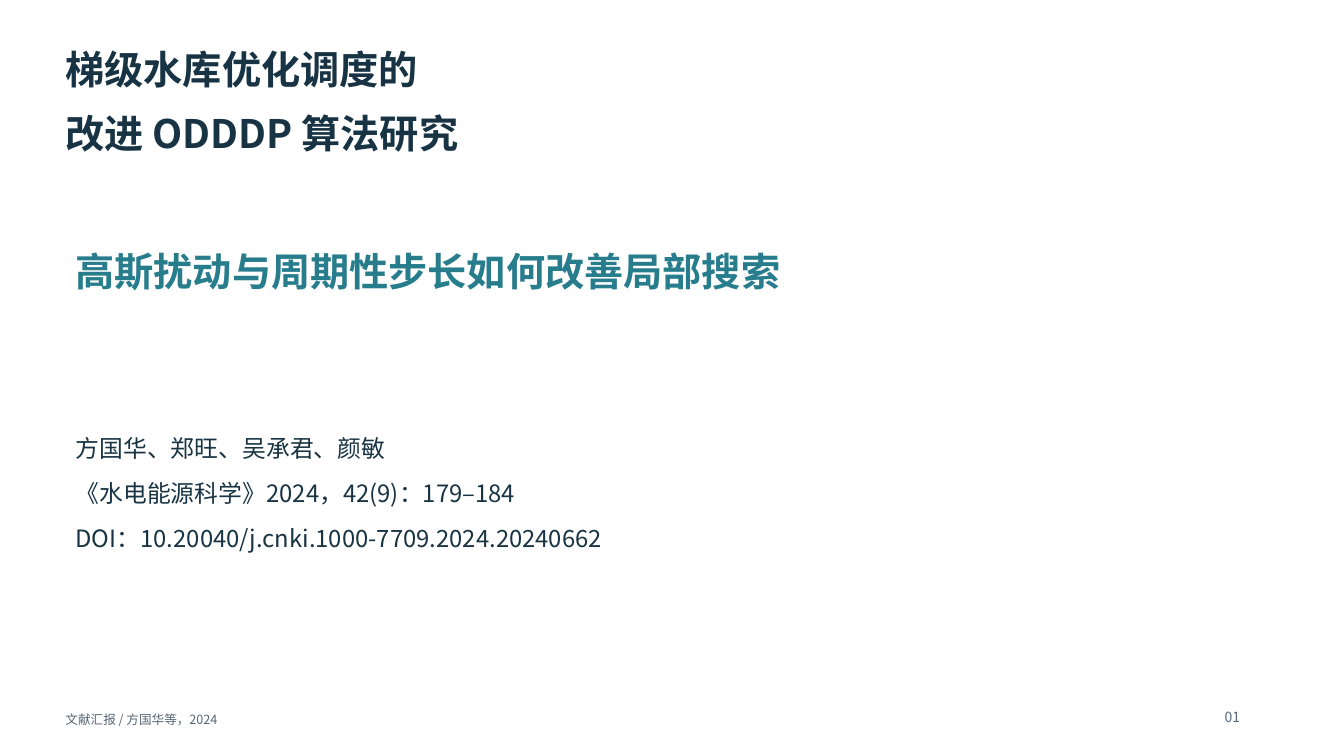
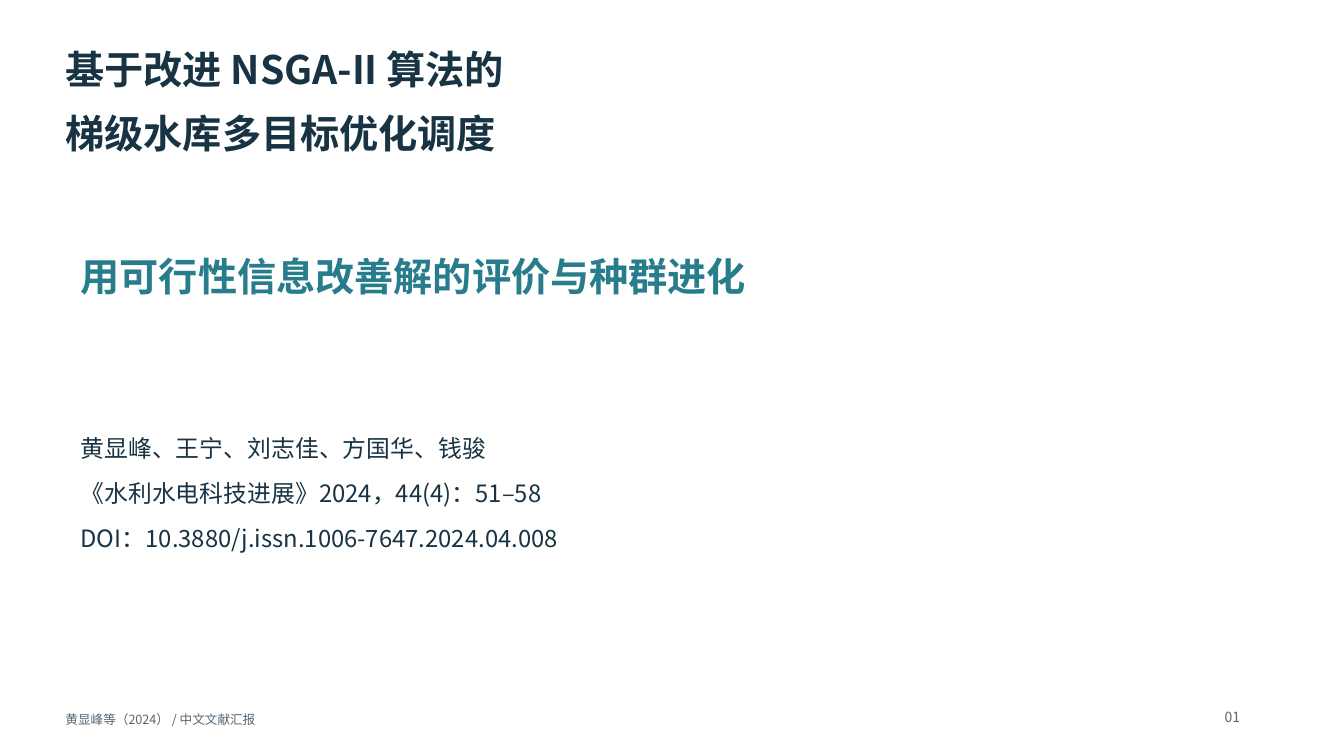
Before and after one commit to moyue18/-, a slide deck: slide 1 of deck.pptx. Drawn at 1344x756 pixels with LibreOffice and Linux fonts; fonts in the diff are those of the drawing. Boxes give left, top, right and bottom in pixels: in the first picture for what was removed or moved away, otherwise in the second. Text is boxed around its words. In the diff, an @@ line names an element or a change of style, - is before the commit and + after.

Commit message:
Update deck.pptx with editable NSGA-II paper report

```diff
--- a/deck.pptx
+++ b/deck.pptx
@@ text at (65, 50, 504, 152): text changed @@
-梯级水库优化调度的
-改进 ODDDP 算法研究
+基于改进 NSGA-II 算法的
+梯级水库多目标优化调度
@@ text at (81, 257, 746, 295): text changed @@
-高斯扰动与周期性步长如何改善局部搜索
+用可行性信息改善解的评价与种群进化
@@ text at (81, 437, 558, 553): text changed @@
-方国华、郑旺、吴承君、颜敏
-《水电能源科学》2024，42(9)：179–184
-DOI：10.20040/j.cnki.1000-7709.2024.20240662
+黄显峰、王宁、刘志佳、方国华、钱骏
+《水利水电科技进展》2024，44(4)：51–58
+DOI：10.3880/j.issn.1006-7647.2024.04.008
@@ text at (65, 713, 256, 725): text changed @@
-文献汇报 / 方国华等，2024
+黄显峰等（2024） / 中文文献汇报
```
Also in this commit, not shown: 1 other slide changed, 12 slides added, 10 slides removed.
